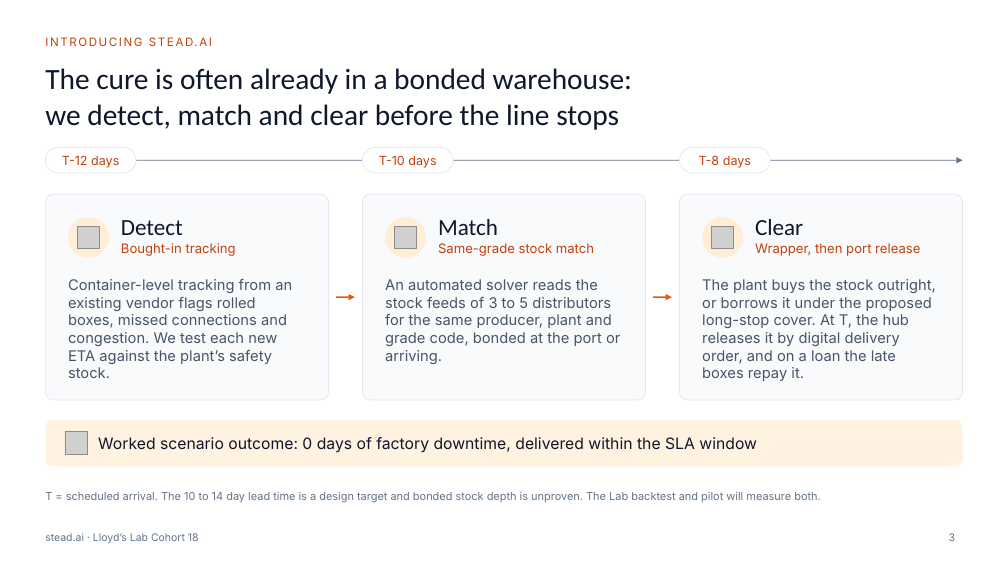
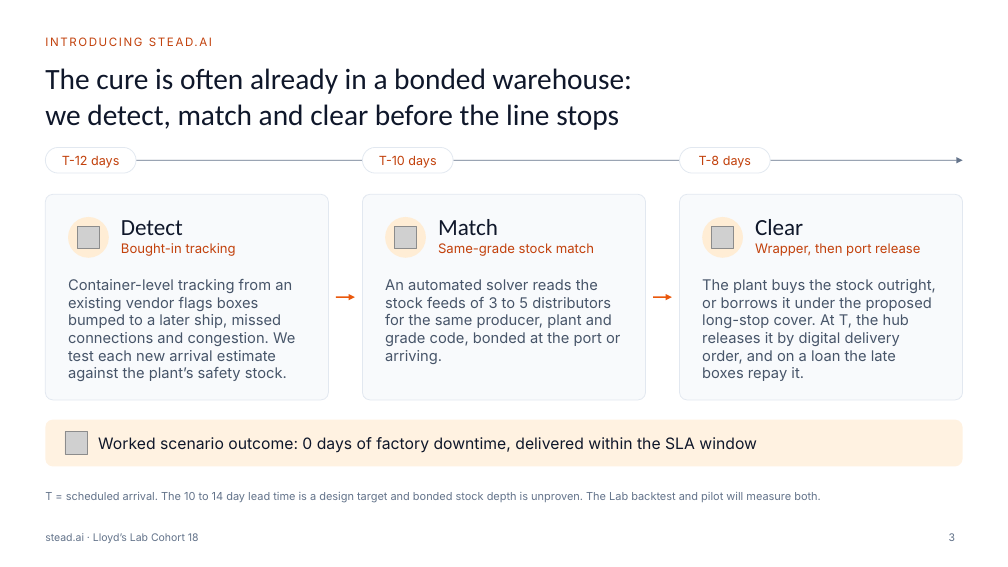
Before and after one commit to UdiRuni/stead-ai, a slide deck: slide 3 of docs/deck/stead.ai_Stock_Swap_Pitch_Deck_Short.pptx. Drawn at 1008x567 pixels with LibreOffice and Linux fonts; fonts in the diff are those of the drawing; grey boxes stand for pictures. Boxes give left, top, right and bottom in pixels: in the first picture for what was removed or moved away, otherwise in the second. Text is boxed around its words. In the diff, an @@ line names an element or a change of style, - is before the commit and + after.

```diff
--- a/docs/deck/stead.ai_Stock_Swap_Pitch_Deck_Short.pptx
+++ b/docs/deck/stead.ai_Stock_Swap_Pitch_Deck_Short.pptx
@@ text at <box>68,279,295,381</box>: text changed @@
-Container-level tracking from an existing vendor flags rolled boxes, missed connections and congestion. We test each new ETA against the plant’s safety stock.
+Container-level tracking from an existing vendor flags boxes bumped to a later ship, missed connections and congestion. We test each new arrival estimate against the plant’s safety stock.
```
Also in this commit, not shown: 2 other slides changed, 2 other files.
